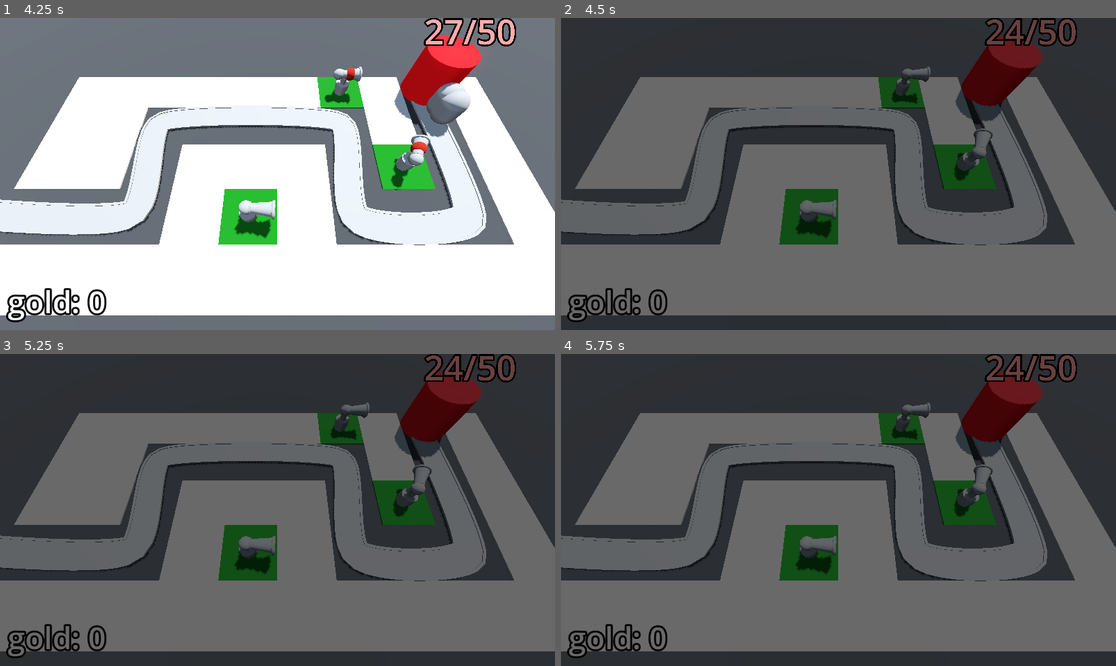
Above: before the commit, frames 1-4 (two rows, left to right).
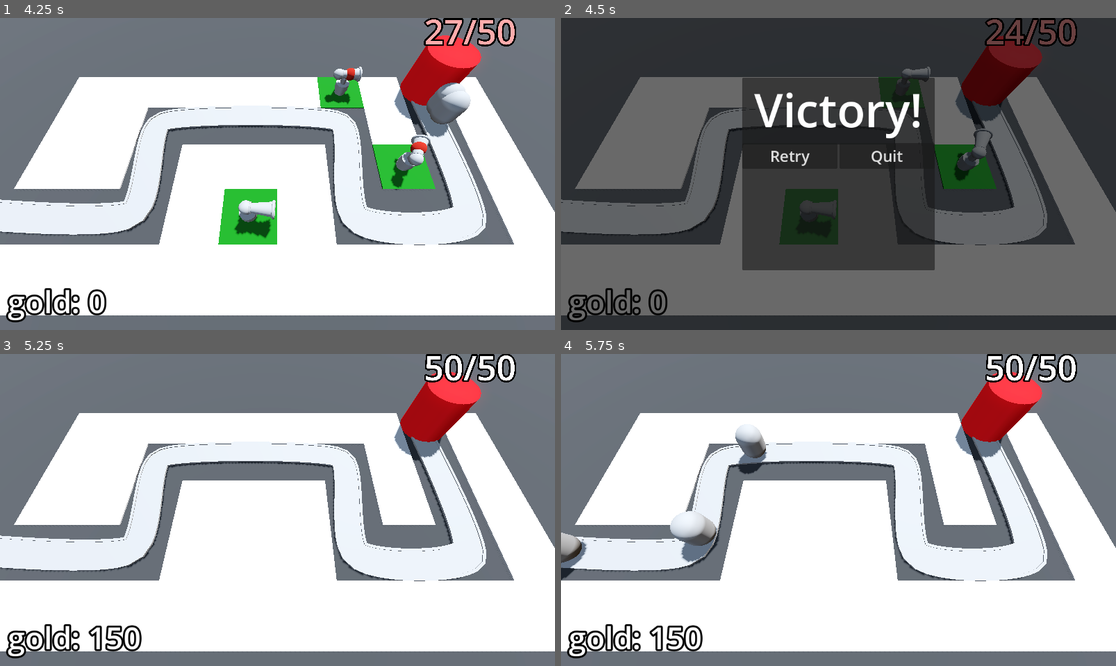
Above: after the commit, the same moments.

Repository: Tildozer/barbarianBlaster
Game: Godot game, scene res://scenes/levels/base_level.tscn
Same seed, same stepped clock (60 frames per second), same inputs: the game is played once before the commit and once after it.
Inputs (mouse positions are in pixels of both pictures, inside the frame that each line leads up to):
- Up to frame 1 (4.25 s): move the mouse to (399, 158) at 0.52 s; click (399, 158) at 0.6 s; move the mouse to (166, 189) at 1.27 s; click (166, 189) at 1.35 s; move the mouse to (333, 105) at 2.02 s; click (333, 105) at 2.1 s; move the mouse to (249, 236) at 2.77 s; click (249, 236) at 2.85 s; move the mouse to (444, 220) at 3.52 s; click (444, 220) at 3.6 s
- Up to frame 2 (4.5 s): move the mouse to (672, 127) at 4.27 s; click (672, 127) at 4.35 s
- Up to frame 3 (5.25 s): click (227, 491) at 5 s, where only the run after the commit has a clickable "Retry"
- Up to frame 4 (5.75 s): no input

Frame 1 is identical in both runs. In frame 2, 18% of the frame differs, in the area x 32-68%, y 19-81%; in frame 3, 99%, in the area x 0-100%, y 0-100%; in frame 4, 99%.

Commit message:
added victory screen and all needed assests

Diff:
--- /dev/null
+++ b/scenes/UI/bank.tscn
@@ -0,0 +1,28 @@
+[gd_scene load_steps=3 format=3 uid="uid://cdrrvcf4s7kfs"]
+
+[ext_resource type="Script" uid="uid://t0x4vwuxlfha" path="res://scripts/UI/bank.gd" id="1_sxet6"]
+
+[sub_resource type="LabelSettings" id="LabelSettings_53c65"]
+font_size = 64
+outline_size = 16
+outline_color = Color(0, 0, 0, 1)
+
+[node name="bank" type="MarginContainer" groups=["bank"]]
+anchors_preset = 15
+anchor_right = 1.0
+anchor_bottom = 1.0
+grow_horizontal = 2
+grow_vertical = 2
+mouse_filter = 2
+theme_override_constants/margin_left = 16
+theme_override_constants/margin_top = 16
+theme_override_constants/margin_right = 16
+theme_override_constants/margin_bottom = 16
+script = ExtResource("1_sxet6")
+
+[node name="Label" type="Label" parent="."]
+layout_mode = 2
+size_flags_horizontal = 0
+size_flags_vertical = 8
+text = "placeHolder"
+label_settings = SubResource("LabelSettings_53c65")
--- /dev/null
+++ b/scenes/UI/victory_layer.tscn
@@ -0,0 +1,56 @@
+[gd_scene load_steps=3 format=3 uid="uid://co1n1wv4bogdp"]
+
+[ext_resource type="Script" uid="uid://caqa3wd4y5vhx" path="res://scripts/UI/victory_layer.gd" id="1_rvnuu"]
+
+[sub_resource type="LabelSettings" id="LabelSettings_elchx"]
+font_size = 96
+
+[node name="victory_layer" type="CanvasLayer"]
+script = ExtResource("1_rvnuu")
+
+[node name="ColorRect" type="ColorRect" parent="."]
+anchors_preset = 15
+anchor_right = 1.0
+anchor_bottom = 1.0
+grow_horizontal = 2
+grow_vertical = 2
+color = Color(0, 0, 0, 0.588235)
+
+[node name="CenterContainer" type="CenterContainer" parent="."]
+anchors_preset = 15
+anchor_right = 1.0
+anchor_bottom = 1.0
+grow_horizontal = 2
+grow_vertical = 2
+
+[node name="PanelContainer" type="PanelContainer" parent="CenterContainer"]
+custom_minimum_size = Vector2(400, 400)
+layout_mode = 2
+
+[node name="VBoxContainer" type="VBoxContainer" parent="CenterContainer/PanelContainer"]
+layout_mode = 2
+
+[node name="Label" type="Label" parent="CenterContainer/PanelContainer/VBoxContainer"]
+layout_mode = 2
+text = "Victory!"
+label_settings = SubResource("LabelSettings_elchx")
+horizontal_alignment = 1
+
+[node name="HBoxContainer" type="HBoxContainer" parent="CenterContainer/PanelContainer/VBoxContainer"]
+layout_mode = 2
+
+[node name="retry" type="Button" parent="CenterContainer/PanelContainer/VBoxContainer/HBoxContainer"]
+layout_mode = 2
+size_flags_horizontal = 3
+theme_override_font_sizes/font_size = 32
+text = "Retry"
+
+[node name="quit" type="Button" parent="CenterContainer/PanelContainer/VBoxContainer/HBoxContainer"]
+layout_mode = 2
+size_flags_horizontal = 3
+theme_override_font_sizes/font_size = 32
+text = "Quit
+"
+
+[connection signal="pressed" from="CenterContainer/PanelContainer/VBoxContainer/HBoxContainer/retry" to="." method="_on_retry_pressed"]
+[connection signal="pressed" from="CenterContainer/PanelContainer/VBoxContainer/HBoxContainer/quit" to="." method="_on_quit_pressed"]
--- a/scenes/levels/base_level.tscn
+++ b/scenes/levels/base_level.tscn
@@ -8,8 +8,9 @@
 [ext_resource type="PackedScene" uid="uid://ypbyg71iw2c5" path="res://scenes/base/base.tscn" id="4_wwrw0"]
 [ext_resource type="Script" uid="uid://bvvdbhl2btvr0" path="res://scripts/turret/turret_manager.gd" id="6_h4ce7"]
 [ext_resource type="PackedScene" uid="uid://c8gdutuvb6pda" path="res://scenes/turret/turret.tscn" id="7_53c65"]
-[ext_resource type="Script" uid="uid://t0x4vwuxlfha" path="res://scripts/UI/bank.gd" id="9_43bxi"]
+[ext_resource type="PackedScene" uid="uid://cdrrvcf4s7kfs" path="res://scenes/UI/bank.tscn" id="9_qhwlw"]
 [ext_resource type="PackedScene" uid="uid://cc2h7v5fs170g" path="res://scenes/difficulty_manager/difficulty_manager.tscn" id="10_j7gcg"]
+[ext_resource type="PackedScene" uid="uid://co1n1wv4bogdp" path="res://scenes/UI/victory_layer.tscn" id="11_0caop"]
 
 [sub_resource type="Curve3D" id="Curve3D_dbkse"]
 _data = {
@@ -17,11 +18,6 @@
 "tilts": PackedFloat32Array(0, 0, 0, 0, 0, 0, 0)
 }
 point_count = 7
-
-[sub_resource type="LabelSettings" id="LabelSettings_53c65"]
-font_size = 64
-outline_size = 16
-outline_color = Color(0, 0, 0, 1)
 
 [node name="base_level" type="Node3D"]
 
@@ -106,38 +102,12 @@
 turret = ExtResource("7_53c65")
 enemy_path = NodePath("../enemy_path")
 
-[node name="bank" type="MarginContainer" parent="." groups=["bank"]]
-anchors_preset = 15
-anchor_right = 1.0
-anchor_bottom = 1.0
-grow_horizontal = 2
-grow_vertical = 2
-mouse_filter = 2
-theme_override_constants/margin_left = 16
-theme_override_constants/margin_top = 16
-theme_override_constants/margin_right = 16
-theme_override_constants/margin_bottom = 16
-script = ExtResource("9_43bxi")
-
-[node name="Label" type="Label" parent="bank"]
-layout_mode = 2
-size_flags_horizontal = 0
-size_flags_vertical = 8
-text = "placeHolder"
-label_settings = SubResource("LabelSettings_53c65")
+[node name="bank" parent="." instance=ExtResource("9_qhwlw")]
 
 [node name="difficulty_manager" parent="." instance=ExtResource("10_j7gcg")]
 
-[node name="victory_layer" type="CanvasLayer" parent="."]
+[node name="victory_layer" parent="." instance=ExtResource("11_0caop")]
 visible = false
-
-[node name="ColorRect" type="ColorRect" parent="victory_layer"]
-anchors_preset = 15
-anchor_right = 1.0
-anchor_bottom = 1.0
-grow_horizontal = 2
-grow_vertical = 2
-color = Color(0, 0, 0, 0.588235)
 
 [connection signal="timeout" from="enemy_path/Timer" to="enemy_path" method="spawn_enemy"]
 [connection signal="stop_spawning_enemies" from="difficulty_manager" to="enemy_path" method="_on_difficulty_manager_stop_spawning_enemies"]
--- /dev/null
+++ b/scripts/UI/victory_layer.gd
@@ -0,0 +1,8 @@
+extends CanvasLayer
+
+func _on_retry_pressed() -> void:
+	get_tree().call_deferred("reload_current_scene")
+
+
+func _on_quit_pressed() -> void:
+	get_tree().quit()
Binary file added: assets/UI/star.png
Not shown, added: assets/UI/star.png.import
Binary file added: assets/barbarian/Barbarian.glb
Not shown, added: assets/barbarian/Barbarian.glb.import
Binary file added: assets/barbarian/Barbarian_castle-colour-palette.png
Not shown, added: assets/barbarian/Barbarian_castle-colour-palette.png.import
Binary file added: assets/cannon/Cannon.glb
Not shown, added: assets/cannon/Cannon.glb.import
Binary file added: assets/cannon/Cannon_Castle-metallic.png-Castle-roughness.png
Not shown, added: assets/cannon/Cannon_Castle-metallic.png-Castle-roughness.png.import
Binary file added: assets/cannon/Cannon_castle-colour-palette.png
Not shown, added: assets/cannon/Cannon_castle-colour-palette.png.import
(and 27 more such lines)
